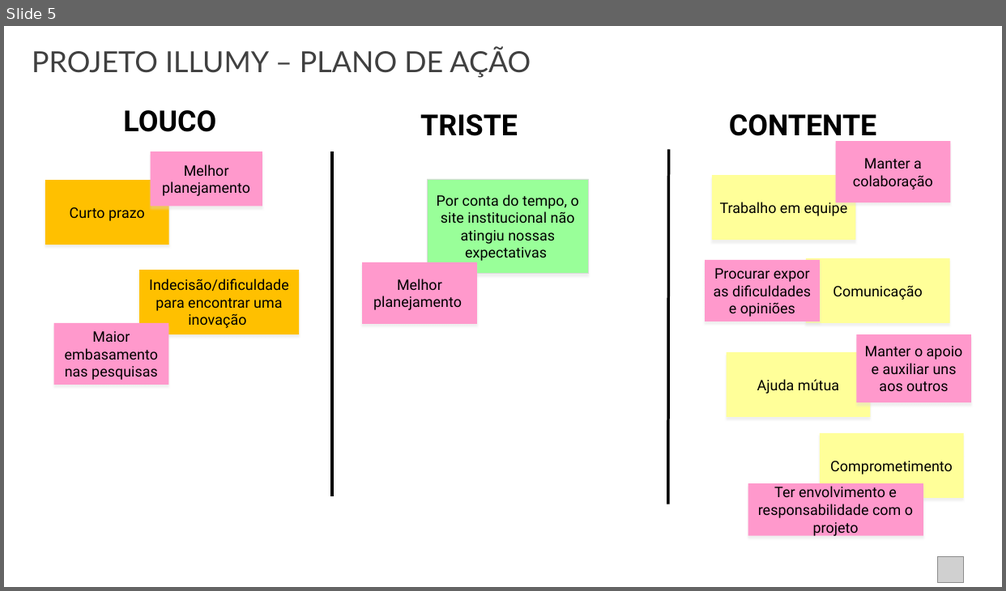
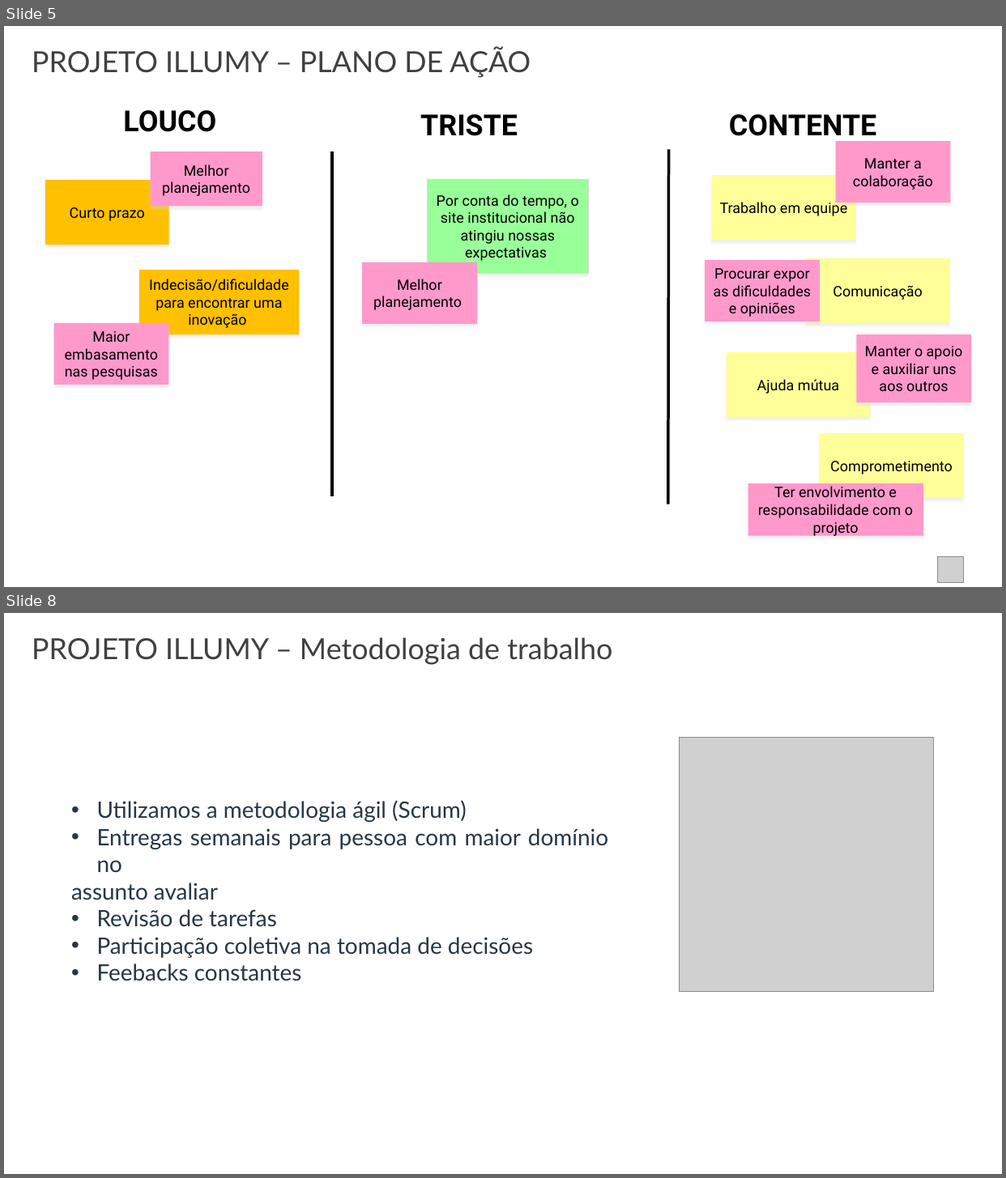
Before and after one commit to guimingardi/C-ynvest, a slide deck: Documentação/Sprint-2/Pesquisa e Inovacao- lições aprendidas.pptx. Shown one above the other, each under a label of ours: slide 5 before the commit, slides 5 and 8 after it; the slides between them are not shown. The pictures are 1006x591 and 1006x1178 pixels, drawn with LibreOffice and Linux fonts; fonts in the diff are those of the drawing; grey boxes stand for pictures. Boxes give left, top, right and bottom in pixels: in the first picture for what was removed or moved away, otherwise in the second. Text is boxed around its words. In the diff, an @@ line names an element or a change of style, - is before the commit and + after.

```diff
--- a/Documentação/Sprint-2/Pesquisa e Inovacao- lições aprendidas.pptx
+++ b/Documentação/Sprint-2/Pesquisa e Inovacao- lições aprendidas.pptx
@@ slide 8 added at <box>4,613,1002,1174</box>, background #FFFFFF @@
@@ text added at <box>32,637,612,665</box>, 30.9 pt, text #404040 @@
+PROJETO ILLUMY – Metodologia de trabalho
@@ picture added at <box>680,737,934,992</box> @@
@@ text added at <box>71,800,608,958</box>, 24 pt, text #253746 @@
+• Utilizamos a metodologia ágil (Scrum)
+• Entregas semanais para pessoa com maior domínio no
+assunto avaliar
+• Revisão de tarefas
+• Participação coletiva na tomada de decisões
+• Feebacks constantes
```
Also in this commit, not shown: 1 slide changed, 3 other slides added.
